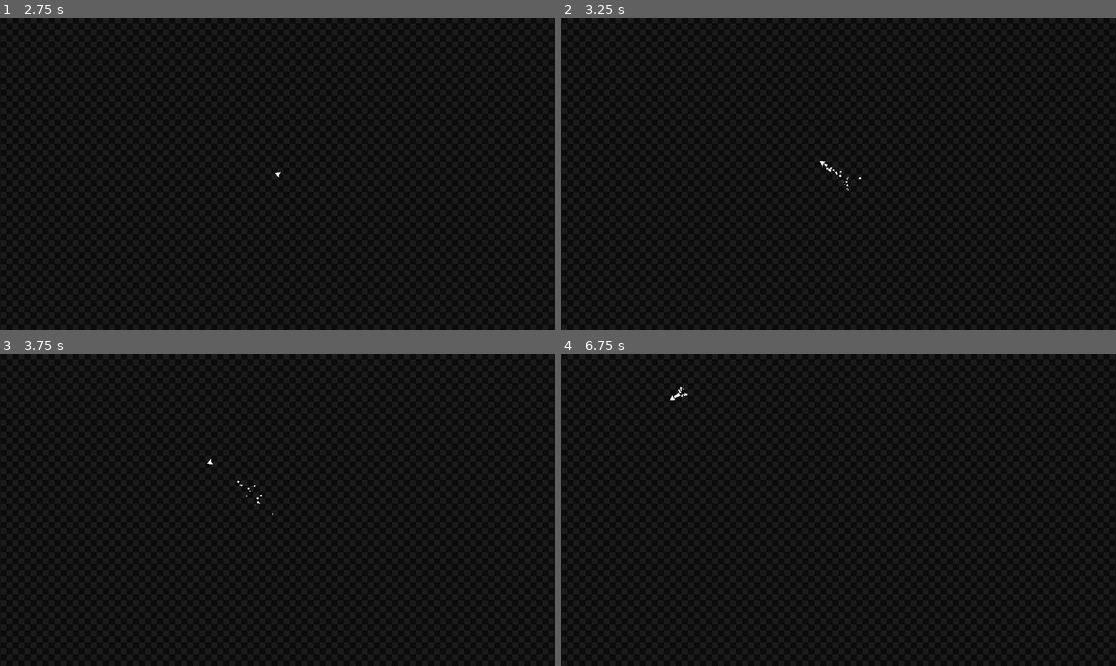
Above: before the commit, frames 1-4 (two rows, left to right).
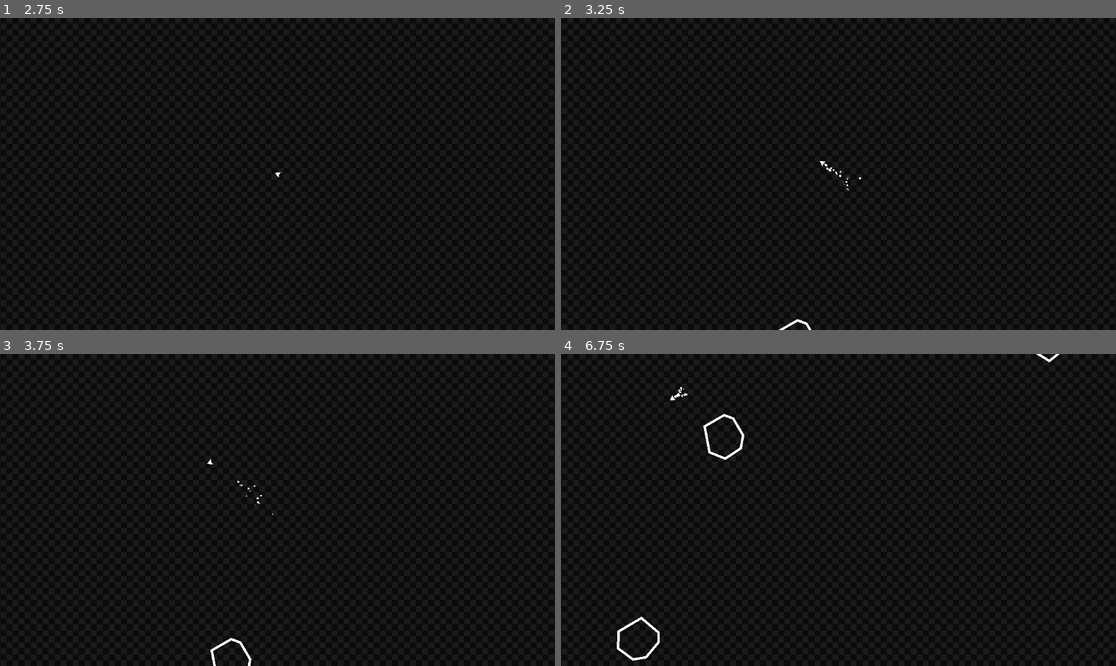
Above: after the commit, the same moments.

Repository: VI6IX/asteroidestroy
Game: Godot game, scene res://scenes/main.tscn
Same seed, same stepped clock (60 frames per second), same inputs: the game is played once before the commit and once after it.
Inputs (mouse positions are in pixels of both pictures, inside the frame that each line leads up to):
- Up to frame 1 (2.75 s): tap Enter at 0.5, 2 s; move the mouse to (399, 158) at 0.52 s; press the mouse at (399, 158) at 0.53 s; hold D (pan_Right) 0.53-1.28 s; tap Space at 1.25 s; move the mouse to (166, 189) at 1.27 s; release the mouse at (166, 189) at 1.28 s; hold A (pan_Left) 1.28-2.03 s; click (166, 189) at 1.35 s; move the mouse to (333, 105) at 2.02 s; press the mouse at (333, 105) at 2.03 s; hold D (pan_Right) from 2.03 s (still down)
- Up to frame 2 (3.25 s): tap Space at 2.75 s; move the mouse to (810, 236) at 2.77 s; release D (pan_Right) at 2.78 s; release the mouse at (810, 236) at 2.78 s; hold W (thrust) from 2.78 s (still down); click (810, 236) at 2.85 s
- Up to frame 3 (3.75 s): move the mouse to (444, 556) at 3.52 s; release W (thrust) at 3.53 s; press the mouse at (444, 556) at 3.53 s; hold A (pan_Left) from 3.53 s (still down)
- Up to frame 4 (6.75 s): move the mouse to (672, 463) at 4.27 s; release the mouse at (672, 463) at 4.28 s; click (672, 463) at 4.35 s; move the mouse to (866, 510) at 5.02 s; press the mouse at (866, 510) at 5.03 s; move the mouse to (755, 432) at 5.77 s; release A (pan_Left) at 5.78 s; release the mouse at (755, 432) at 5.78 s; hold D (pan_Right) 5.78-6.53 s; click (755, 432) at 5.85 s; move the mouse to (960, 494) at 6.52 s; press the mouse at (960, 494) at 6.53 s; hold W (thrust) from 6.53 s (still down)

Frame 1 is identical in both runs. In frame 2, less than 0.1% of the frame differs, in the area x 39-46%, y 96-100%; in frame 3, 0.1%; in frame 4, 0.5%, in the area x 10-90%, y 0-99%.

Commit message:
feat: add asteroids move forward

Diff:
--- a/scenes/asteroid.tscn
+++ b/scenes/asteroid.tscn
@@ -5,10 +5,10 @@
 [node name="Asteroid" type="CharacterBody2D"]
 script = ExtResource("1_akfqu")
 
+[node name="Line2D" type="Line2D" parent="."]
+points = PackedVector2Array(91, 19, 70, -72, -39, -84, -83, -29, -61, 45, -12, 70, 67, 51)
+closed = true
+
 [node name="CollisionPolygon2D" type="CollisionPolygon2D" parent="."]
 position = Vector2(3, -8)
 polygon = PackedVector2Array(-68, 56, -91, -22, -44, -81, 71, -68, 92, 28, 66, 63, -15, 83)
-
-[node name="Line2D" type="Line2D" parent="."]
-points = PackedVector2Array(91, 19, 70, -72, -39, -84, -83, -29, -61, 45, -12, 70, 67, 51)
-closed = true
--- a/scripts/PlayerInput.gd
+++ b/scripts/PlayerInput.gd
@@ -17,7 +17,6 @@
 	if Input.is_action_pressed("pan_Right"):
 		#print("pan_Right input pressed");
 		PAN_DIRECTION += 1;
-
 	# Increments the rotation (under Node2D Transform) by PAN_DIRECTION (-1 or 1) at the rate of
 	# PAN_SPEED times delta
 	rotation += PAN_DIRECTION * PAN_SPEED * delta;
--- a/scripts/asteroid.gd
+++ b/scripts/asteroid.gd
@@ -1,4 +1,11 @@
 extends CharacterBody2D
 
-func _ready() -> void:
-	pass
+@export var SPEED : float = 100;
+@export var MAX_SPEED : float = 500;
+
+func _process(delta: float) -> void:
+	if velocity.length() < MAX_SPEED:
+		velocity += transform.x * SPEED * delta;
+	else:
+		velocity = velocity.limit_length(MAX_SPEED);
+	move_and_slide();
--- a/scripts/asteroid_spawner.gd
+++ b/scripts/asteroid_spawner.gd
@@ -3,6 +3,7 @@
 @onready var PLAYER := $"../Player"
 @onready var ASTEROID := preload("res://scenes/asteroid.tscn");
 @onready var SPAWN_LOCATION := $SpawnPath/SpawnLocation
+@onready var TARGET_POSITION := $TargetPath/TargetPosition
 @onready var TIMER : Timer = $Timer;
 
 @export var asteroid_limit : int = 2;
@@ -11,8 +12,10 @@
 func Instantiate_Asteroid():
 	var asteroid_instance = ASTEROID.instantiate();
 	SPAWN_LOCATION.progress_ratio = randf();
+	TARGET_POSITION.progress_ratio = randf();
 	asteroid_instance.position = SPAWN_LOCATION.position;
 	asteroid_instance.rotation = randf_range(-360, 360);
+	asteroid_instance.look_at(TARGET_POSITION.global_position);
 	add_child(asteroid_instance);
 	pass
 
